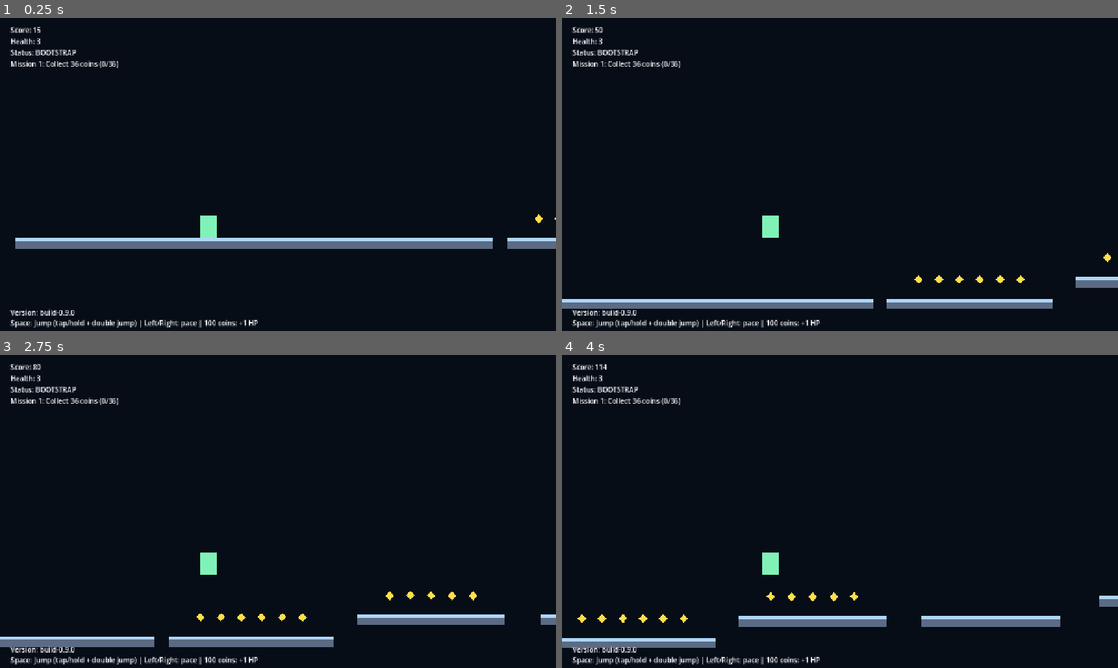
Above: before the commit, frames 1-4 (two rows, left to right).
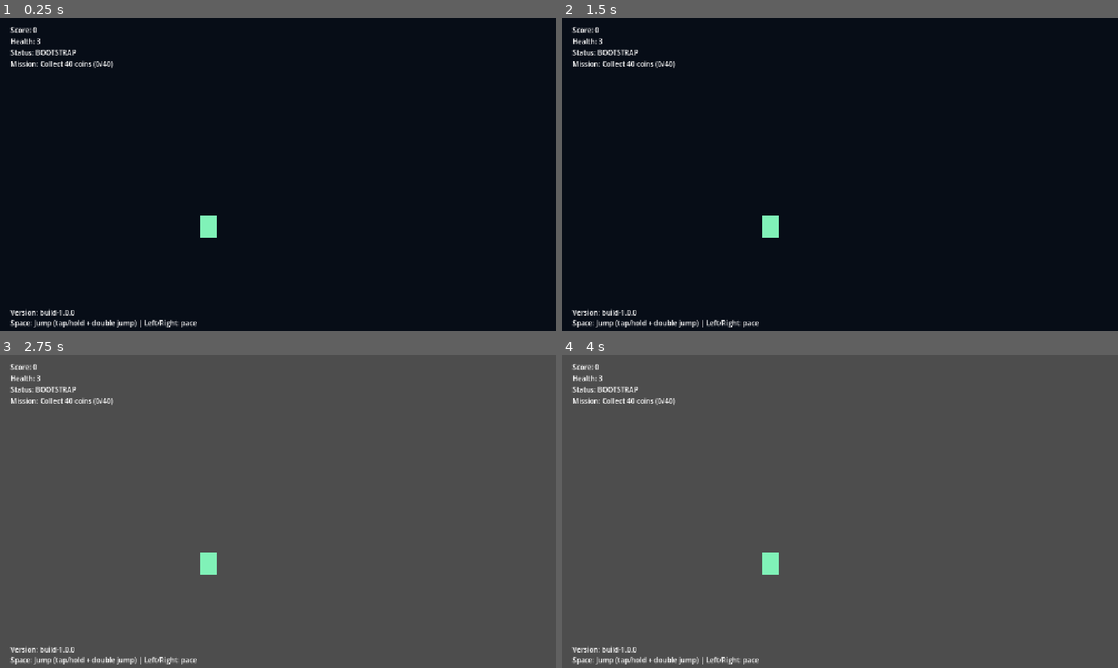
Above: after the commit, the same moments.

Repository: DKE-DEV-33/Endless-Runner-Redux
Game: Godot game, scene res://scenes/Main.tscn
The game is run twice, just before and just after one commit, with the same random seed, the same clock (stepped at 60 frames per second) and the same inputs.
Inputs:
- Up to frame 1 (0.25 s): no input
- Up to frame 2 (1.5 s): tap Enter at 0.5 s; hold Space (jump) 0.53-1.28 s; hold Right (ui_right) from 0.53 s (still down); tap Space (jump) at 1.35 s
- Up to frame 3 (2.75 s): tap Space (jump) at 1.52, 1.82 s; release Right (ui_right) at 2.03 s; hold Left (ui_left) from 2.03 s (still down); hold Space (jump) from 2.03 s (still down)
- Up to frame 4 (4 s): release Left (ui_left) at 2.78 s; release Space (jump) at 2.78 s; hold Right (ui_right) from 2.78 s (still down); tap Space (jump) at 2.85, 3.02, 3.32 s; hold Space (jump) from 3.53 s (still down)

The runs differ from the first frame. In frame 1, 3.8% of the frame differs, in the area x 2-100%, y 2-99%; in frame 2, 3.5%; in frame 3, 100%; in frame 4, 100%, in the area x 0-100%, y 0-100%.
Error after the commit: Parse Error: Function "sinf()" not found in base self. (res://scripts/main.gd:754)

Commit message:
Add SFX cues, pause settings overlay, and daily run mode

Diff:
--- a/scenes/Main.tscn
+++ b/scenes/Main.tscn
@@ -69,4 +69,69 @@
 offset_top = 666.0
 offset_right = 500.0
 offset_bottom = 694.0
-text = "Version: build-0.9.0"
+text = "Version: build-1.0.0"
+
+[node name="PauseLayer" type="CanvasLayer" parent="."]
+
+[node name="PausePanel" type="Panel" parent="PauseLayer"]
+visible = false
+offset_left = 430.0
+offset_top = 144.0
+offset_right = 850.0
+offset_bottom = 578.0
+
+[node name="VBox" type="VBoxContainer" parent="PauseLayer/PausePanel"]
+anchors_preset = 15
+anchor_right = 1.0
+anchor_bottom = 1.0
+offset_left = 22.0
+offset_top = 20.0
+offset_right = -22.0
+offset_bottom = -20.0
+grow_horizontal = 2
+grow_vertical = 2
+theme_override_constants/separation = 12
+
+[node name="TitleLabel" type="Label" parent="PauseLayer/PausePanel/VBox"]
+layout_mode = 2
+text = "Paused"
+horizontal_alignment = 1
+
+[node name="PauseStatusLabel" type="Label" parent="PauseLayer/PausePanel/VBox"]
+layout_mode = 2
+text = "Score: 0 | Pace 0"
+horizontal_alignment = 1
+
+[node name="MasterLabel" type="Label" parent="PauseLayer/PausePanel/VBox"]
+layout_mode = 2
+text = "Master Volume"
+
+[node name="MasterSlider" type="HSlider" parent="PauseLayer/PausePanel/VBox"]
+layout_mode = 2
+min_value = -30.0
+max_value = 0.0
+step = 1.0
+value = -4.0
+
+[node name="SfxLabel" type="Label" parent="PauseLayer/PausePanel/VBox"]
+layout_mode = 2
+text = "SFX Volume"
+
+[node name="SfxSlider" type="HSlider" parent="PauseLayer/PausePanel/VBox"]
+layout_mode = 2
+min_value = -30.0
+max_value = 0.0
+step = 1.0
+value = -6.0
+
+[node name="ResumeButton" type="Button" parent="PauseLayer/PausePanel/VBox"]
+layout_mode = 2
+text = "Resume"
+
+[node name="RestartButton" type="Button" parent="PauseLayer/PausePanel/VBox"]
+layout_mode = 2
+text = "Restart Run"
+
+[node name="MenuButton" type="Button" parent="PauseLayer/PausePanel/VBox"]
+layout_mode = 2
+text = "Save + Return to Menu"
--- a/scenes/Menu.tscn
+++ b/scenes/Menu.tscn
@@ -51,6 +51,15 @@
 text = "Best Run: --"
 horizontal_alignment = 1
 
+[node name="ModeButton" type="Button" parent="Center"]
+layout_mode = 2
+text = "Mode: Standard"
+
+[node name="DailySeedLabel" type="Label" parent="Center"]
+layout_mode = 2
+text = "Daily Seed: --"
+horizontal_alignment = 1
+
 [node name="StartButton" type="Button" parent="Center"]
 layout_mode = 2
 text = "Start"
--- a/scripts/main.gd
+++ b/scripts/main.gd
@@ -1,5 +1,5 @@
 extends Node2D
-const BUILD_VERSION: String = "build-0.9.0"
+const BUILD_VERSION: String = "build-1.0.0"
 
 const PLATFORM_THICKNESS: float = 24.0
 const PLAYER_AHEAD_SPAWN: float = 1650.0
@@ -26,6 +26,7 @@
 const SPEED_PICKUP_CHANCE: float = 0.04
 const SPEED_PICKUP_MAX_CHANCE: float = 0.12
 const HAZARD_HIT_COOLDOWN: float = 0.45
+const SETTINGS_FILE: String = "user://settings.cfg"
 
 const LANE_Y: Array[float] = [448.0, 398.0, 352.0, 308.0]
 const SECTION_COLORS: Array[Color] = [
@@ -44,6 +45,14 @@
 @onready var mission_label: Label = $CanvasLayer/MissionLabel
 @onready var info_label: Label = $CanvasLayer/InfoLabel
 @onready var version_label: Label = $CanvasLayer/VersionLabel
+@onready var pause_layer: CanvasLayer = $PauseLayer
+@onready var pause_panel: Panel = $PauseLayer/PausePanel
+@onready var pause_status_label: Label = $PauseLayer/PausePanel/VBox/PauseStatusLabel
+@onready var resume_button: Button = $PauseLayer/PausePanel/VBox/ResumeButton
+@onready var restart_button: Button = $PauseLayer/PausePanel/VBox/RestartButton
+@onready var menu_button: Button = $PauseLayer/PausePanel/VBox/MenuButton
+@onready var master_slider: HSlider = $PauseLayer/PausePanel/VBox/MasterSlider
+@onready var sfx_slider: HSlider = $PauseLayer/PausePanel/VBox/SfxSlider
 
 var rng: RandomNumberGenerator = RandomNumberGenerator.new()
 var next_spawn_x: float = -120.0
@@ -64,6 +73,9 @@
 var current_section: int = 0
 var hazard_hit_cooldown: float = 0.0
 var danger_routes_since_health: int = 0
+var run_mode: String = "standard"
+var run_seed: int = 0
+var sfx_volume_db: float = -6.0
 
 var rift_active: bool = false
 var rift_until: float = 0.0
@@ -80,9 +92,11 @@
 var speed_pickups: Array[Area2D] = []
 
 func _ready() -> void:
-	rng.randomize()
+	_setup_run_mode_and_seed()
+	_load_audio_settings()
 	player.global_position = Vector2(120.0, 408.0)
 	player.velocity = Vector2.ZERO
+	player.jump_triggered.connect(_on_player_jump_triggered)
 	mission_no_hit_start_x = player.global_position.x
 	_build_static_opening()
 	_init_mission()
@@ -92,8 +106,18 @@
 	health_label.text = "Health: %d" % health
 	status_label.text = "Status: BOOTSTRAP"
 	mission_label.text = _mission_text()
-	info_label.text = "Space: Jump (tap/hold + double jump) | Left/Right: pace | 100 coins: +1 HP"
+	info_label.text = "Mode: %s | Space: jump | Left/Right: pace | 100 coins: +1 HP" % run_mode.capitalize()
 	version_label.text = "Version: %s" % BUILD_VERSION
+	_setup_pause_ui()
+
+func _unhandled_input(event: InputEvent) -> void:
+	if event.is_action_pressed("ui_cancel"):
+		_toggle_pause_menu()
+		return
+	if event is InputEventKey:
+		var key_event: InputEventKey = event
+		if key_event.pressed and not key_event.echo and key_event.keycode == KEY_ESCAPE:
+			_toggle_pause_menu()
 
 func _process(delta: float) -> void:
 	if not is_instance_valid(player):
@@ -402,6 +426,7 @@
 func _on_coin_body_entered(body: Node, coin: Area2D) -> void:
 	if body != player:
 		return
+	_play_sfx_tone(980.0, 0.045, -14.0)
 	bonus_score += 25
 	total_coins_collected += 1
 	while total_coins_collected >= next_bonus_heart_at:
@@ -419,6 +444,7 @@
 	if hazard_hit_cooldown > 0.0:
 		return
 	hazard_hit_cooldown = HAZARD_HIT_COOLDOWN
+	_play_sfx_tone(210.0, 0.14, -6.0)
 	_apply_health_delta(-1)
 	mission_no_hit_start_x = player.global_position.x
 	if health <= 0:
@@ -427,6 +453,7 @@
 func _on_health_pickup_body_entered(body: Node, pickup: Area2D) -> void:
 	if body != player:
 		return
+	_play_sfx_tone(520.0, 0.15, -8.0)
 	_apply_health_delta(1)
 	danger_routes_since_health = 0
 	health_pickups.erase(pickup)
@@ -435,6 +462,7 @@
 func _on_speed_pickup_body_entered(body: Node, pickup: Area2D) -> void:
 	if body != player:
 		return
+	_play_sfx_tone(340.0, 0.18, -10.0)
 	var slow_amount: int = 2 if rng.randf() < 0.35 else 1
 	var pace_level: int = player.add_pace_levels(-slow_amount)
 	info_label.text = "Flux stabilizer collected: -%d pace (now %d)" % [slow_amount, pace_level]
@@ -511,6 +539,7 @@
 		current_section += 1
 		_apply_section_theme(current_section)
 		_increment_pace_level(1, "Sector shift")
+		_play_sfx_tone(640.0, 0.12, -9.0)
 
 func _apply_section_theme(section_index: int) -> void:
 	if SECTION_COLORS.is_empty():
@@ -553,6 +582,7 @@
 		var reward: int = MISSION_BONUS_BASE + ((mission_tier - 1) * 75)
 		bonus_score += reward
 		_increment_pace_level(1, "Mission complete")
+		_play_sfx_tone(760.0, 0.16, -8.0)
 		info_label.text = "Mission %d complete! +%d | Pace %d" % [mission_tier, reward, player.get_pace_level()]
 
 func _tick_mission_chain() -> void:
@@ -614,6 +644,7 @@
 	get_tree().set_meta("last_score", run_score)
 	get_tree().set_meta("best_score", best_score)
 	get_tree().set_meta("is_new_best", is_new_best)
+	get_tree().paused = false
 	get_tree().change_scene_to_file("res://scenes/Menu.tscn")
 
 func _load_best_score() -> int:
@@ -627,3 +658,107 @@
 	var config: ConfigFile = ConfigFile.new()
 	config.set_value("scores", "best_score", score)
 	config.save("user://run_stats.cfg")
+
+func _setup_run_mode_and_seed() -> void:
+	run_mode = String(get_tree().get_meta("run_mode", "standard"))
+	if run_mode == "daily":
+		var daily_key: String = Time.get_date_string_from_system()
+		run_seed = abs(daily_key.hash())
+		rng.seed = run_seed
+	else:
+		rng.randomize()
+		run_seed = rng.randi()
+
+func _setup_pause_ui() -> void:
+	pause_layer.process_mode = Node.PROCESS_MODE_ALWAYS
+	pause_panel.process_mode = Node.PROCESS_MODE_ALWAYS
+	pause_panel.visible = false
+
+	resume_button.pressed.connect(_on_resume_pressed)
+	restart_button.pressed.connect(_on_restart_pressed)
+	menu_button.pressed.connect(_on_menu_pressed)
+	master_slider.value_changed.connect(_on_master_slider_changed)
+	sfx_slider.value_changed.connect(_on_sfx_slider_changed)
+
+	master_slider.value = AudioServer.get_bus_volume_db(0)
+	sfx_slider.value = sfx_volume_db
+
+func _toggle_pause_menu() -> void:
+	var opening: bool = not pause_panel.visible
+	pause_panel.visible = opening
+	get_tree().paused = opening
+	if opening:
+		pause_status_label.text = "Paused | Score: %d | Pace %d" % [_current_score(), player.get_pace_level()]
+
+func _on_resume_pressed() -> void:
+	pause_panel.visible = false
+	get_tree().paused = false
+
+func _on_restart_pressed() -> void:
+	get_tree().paused = false
+	get_tree().change_scene_to_file("res://scenes/Main.tscn")
+
+func _on_menu_pressed() -> void:
+	get_tree().paused = false
+	_end_run_and_return_to_menu()
+
+func _on_master_slider_changed(value: float) -> void:
+	AudioServer.set_bus_volume_db(0, value)
+	_save_audio_settings()
+
+func _on_sfx_slider_changed(value: float) -> void:
+	sfx_volume_db = value
+	_save_audio_settings()
+
+func _load_audio_settings() -> void:
+	var config: ConfigFile = ConfigFile.new()
+	var err: int = config.load(SETTINGS_FILE)
+	if err != OK:
+		AudioServer.set_bus_volume_db(0, -4.0)
+		sfx_volume_db = -6.0
+		return
+	AudioServer.set_bus_volume_db(0, float(config.get_value("audio", "master_db", -4.0)))
+	sfx_volume_db = float(config.get_value("audio", "sfx_db", -6.0))
+
+func _save_audio_settings() -> void:
+	var config: ConfigFile = ConfigFile.new()
+	config.set_value("audio", "master_db", AudioServer.get_bus_volume_db(0))
+	config.set_value("audio", "sfx_db", sfx_volume_db)
+	config.save(SETTINGS_FILE)
+
+func _on_player_jump_triggered(is_air_jump: bool) -> void:
+	if is_air_jump:
+		_play_sfx_tone(520.0, 0.08, -12.0)
+	else:
+		_play_sfx_tone(440.0, 0.07, -12.0)
+
+func _play_sfx_tone(frequency: float, duration: float, level_db: float) -> void:
+	var stream: AudioStreamWAV = _create_tone_stream(frequency, duration)
+	var player_node: AudioStreamPlayer = AudioStreamPlayer.new()
+	player_node.stream = stream
+	player_node.bus = "Master"
+	player_node.volume_db = level_db + sfx_volume_db
+	add_child(player_node)
+	player_node.finished.connect(player_node.queue_free)
+	player_node.play()
+
+func _create_tone_stream(frequency: float, duration: float) -> AudioStreamWAV:
+	var sample_rate: int = 22050
+	var total_samples: int = maxi(1, int(sample_rate * duration))
+	var data: PackedByteArray = PackedByteArray()
+	data.resize(total_samples * 2)
+
+	for i: int in total_samples:
+		var t: float = float(i) / float(sample_rate)
+		var env: float = 1.0 - (float(i) / float(total_samples))
+		var sample: float = sinf(TAU * frequency * t) * env * 0.42
+		var s: int = int(clampi(int(sample * 32767.0), -32768, 32767))
+		data[i * 2] = s & 0xFF
+		data[i * 2 + 1] = (s >> 8) & 0xFF
+
+	var wav: AudioStreamWAV = AudioStreamWAV.new()
+	wav.format = AudioStreamWAV.FORMAT_16_BITS
+	wav.mix_rate = sample_rate
+	wav.stereo = false
+	wav.data = data
+	return wav
--- a/scripts/menu.gd
+++ b/scripts/menu.gd
@@ -4,17 +4,29 @@
 @onready var quit_button: Button = $Center/QuitButton
 @onready var last_score_label: Label = $Center/LastScoreLabel
 @onready var best_score_label: Label = $Center/BestScoreLabel
+@onready var mode_button: Button = $Center/ModeButton
+@onready var daily_seed_label: Label = $Center/DailySeedLabel
+
+var run_mode: String = "standard"
 
 func _ready() -> void:
 	start_button.pressed.connect(_on_start_pressed)
 	quit_button.pressed.connect(_on_quit_pressed)
+	mode_button.pressed.connect(_on_mode_pressed)
+	run_mode = String(get_tree().get_meta("run_mode", "standard"))
+	_refresh_mode_ui()
 	_refresh_score_labels()
 
 func _on_start_pressed() -> void:
+	get_tree().set_meta("run_mode", run_mode)
 	get_tree().change_scene_to_file("res://scenes/Main.tscn")
 
 func _on_quit_pressed() -> void:
 	get_tree().quit()
+
+func _on_mode_pressed() -> void:
+	run_mode = "daily" if run_mode == "standard" else "standard"
+	_refresh_mode_ui()
 
 func _refresh_score_labels() -> void:
 	var best_score: int = _load_best_score()
@@ -30,6 +42,14 @@
 
 	best_score_label.text = "Best Run: %d" % best_score
 
+func _refresh_mode_ui() -> void:
+	mode_button.text = "Mode: %s" % run_mode.capitalize()
+	if run_mode == "daily":
+		daily_seed_label.text = "Daily Seed: %s" % Time.get_date_string_from_system()
+		daily_seed_label.visible = true
+	else:
+		daily_seed_label.visible = false
+
 func _load_best_score() -> int:
 	var config: ConfigFile = ConfigFile.new()
 	var err: int = config.load("user://run_stats.cfg")
--- a/scripts/player.gd
+++ b/scripts/player.gd
@@ -1,5 +1,6 @@
 extends CharacterBody2D
 class_name RunnerPlayer
+signal jump_triggered(is_air_jump: bool)
 
 const BASE_RUN_SPEED := 260.0
 const MIN_RUN_SPEED := 170.0
@@ -64,6 +65,7 @@
 		jump_hold_timer = MAX_JUMP_HOLD
 		if not used_ground_jump:
 			air_jumps_used += 1
+		emit_signal("jump_triggered", not used_ground_jump)
 
 	if Input.is_action_pressed("jump") and jump_hold_timer > 0.0 and velocity.y < 0.0:
 		velocity.y += EXTRA_JUMP_HOLD_FORCE * delta
